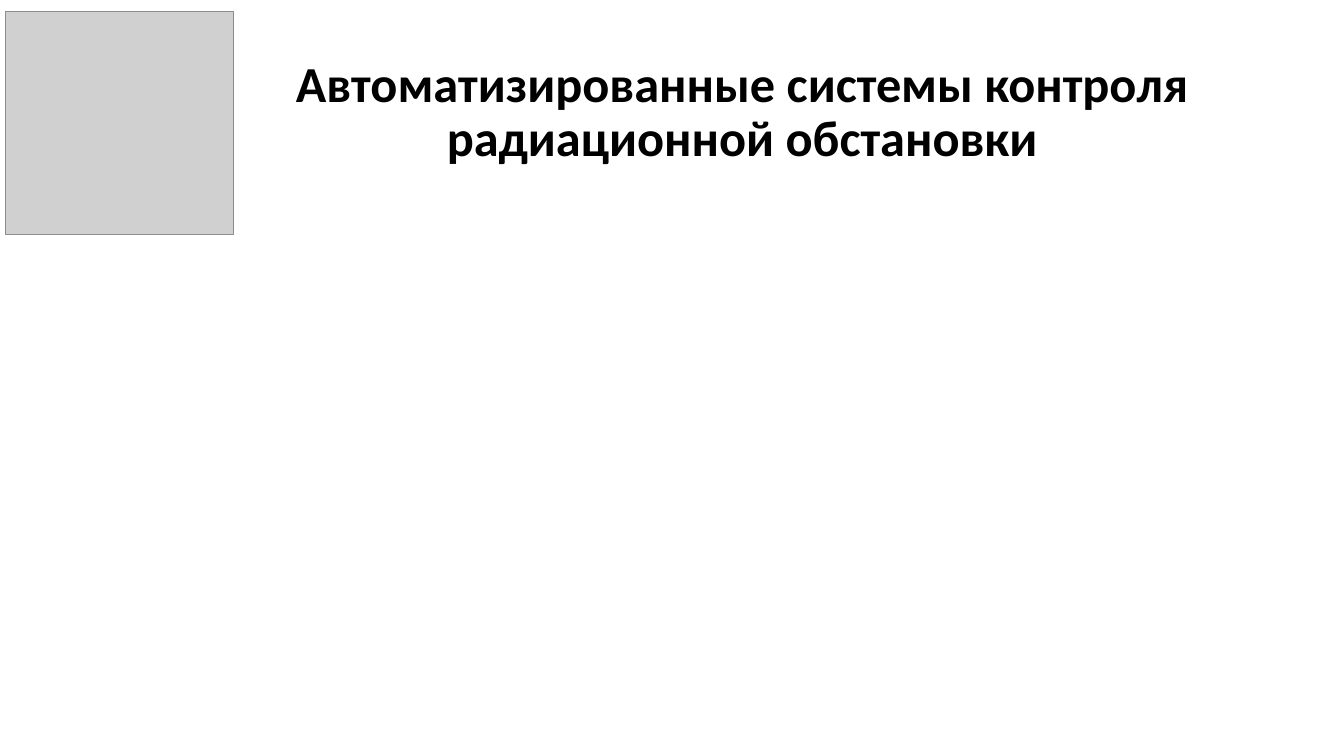
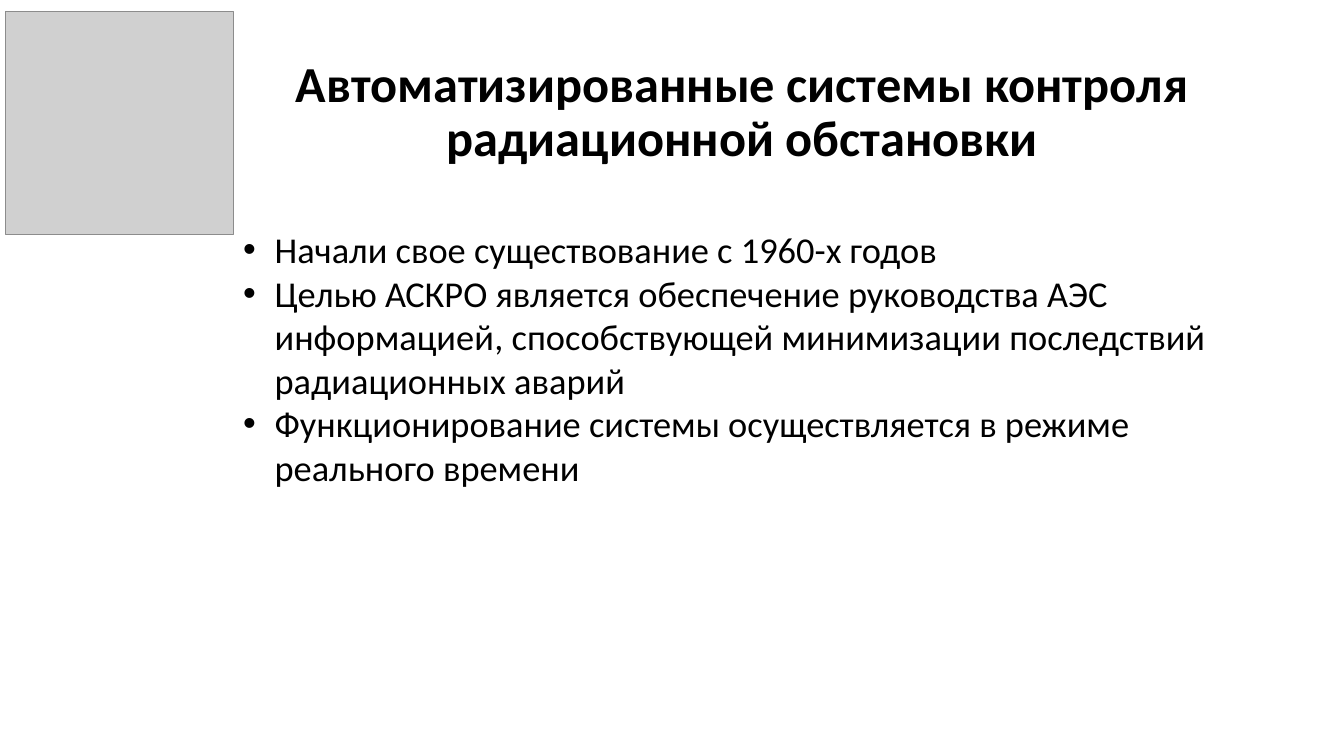
Before and after one commit to GolovPavel/diploma_golov, a slide deck: slide 4 of practice/presentation/practice.pptx. Drawn at 1344x756 pixels with LibreOffice and Linux fonts; fonts in the diff are those of the drawing; grey boxes stand for pictures. Boxes give left, top, right and bottom in pixels: in the first picture for what was removed or moved away, otherwise in the second. Text is boxed around its words. In the diff, an @@ line names an element or a change of style, - is before the commit and + after.

```diff
--- a/practice/presentation/practice.pptx
+++ b/practice/presentation/practice.pptx
@@ text added at bbox=[275, 238, 1205, 487], 26 pt, text #000000 @@
+• Начали свое существование с 1960-х годов
+• Целью АСКРО является обеспечение руководства АЭС информацией, способствующей минимизации последствий радиационных аварий
+• Функционирование системы осуществляется в режиме реального времени
```
Also in this commit, not shown: 2 other slides changed, 5 slides added, 4 other files.
